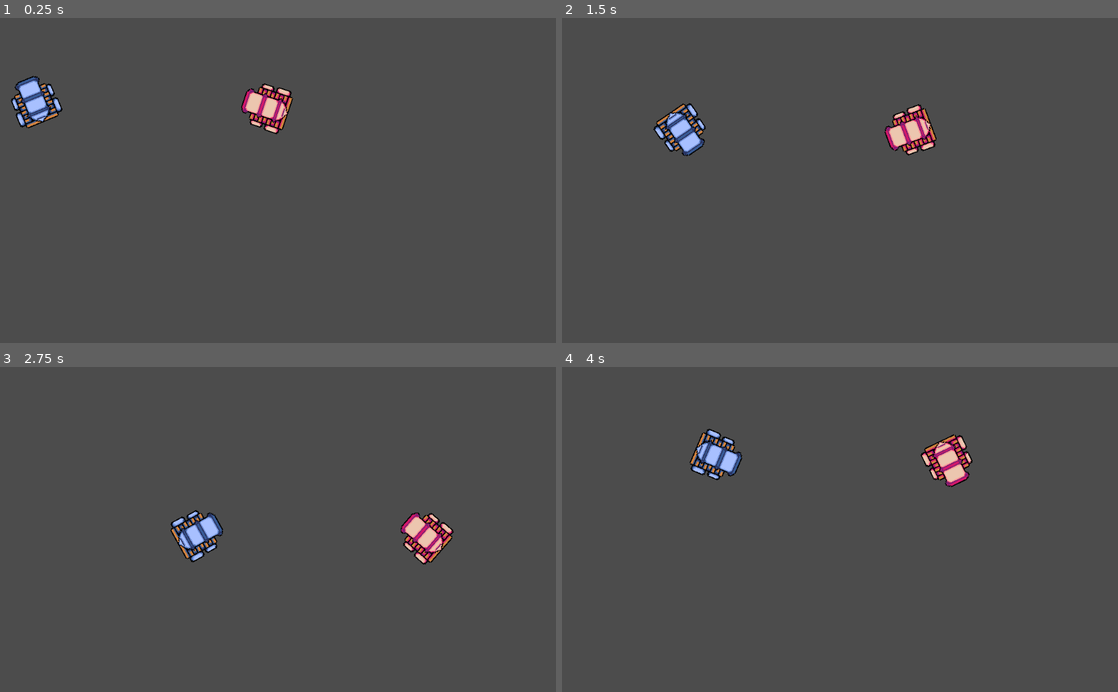
Above: before the commit, frames 1-4 (two rows, left to right).
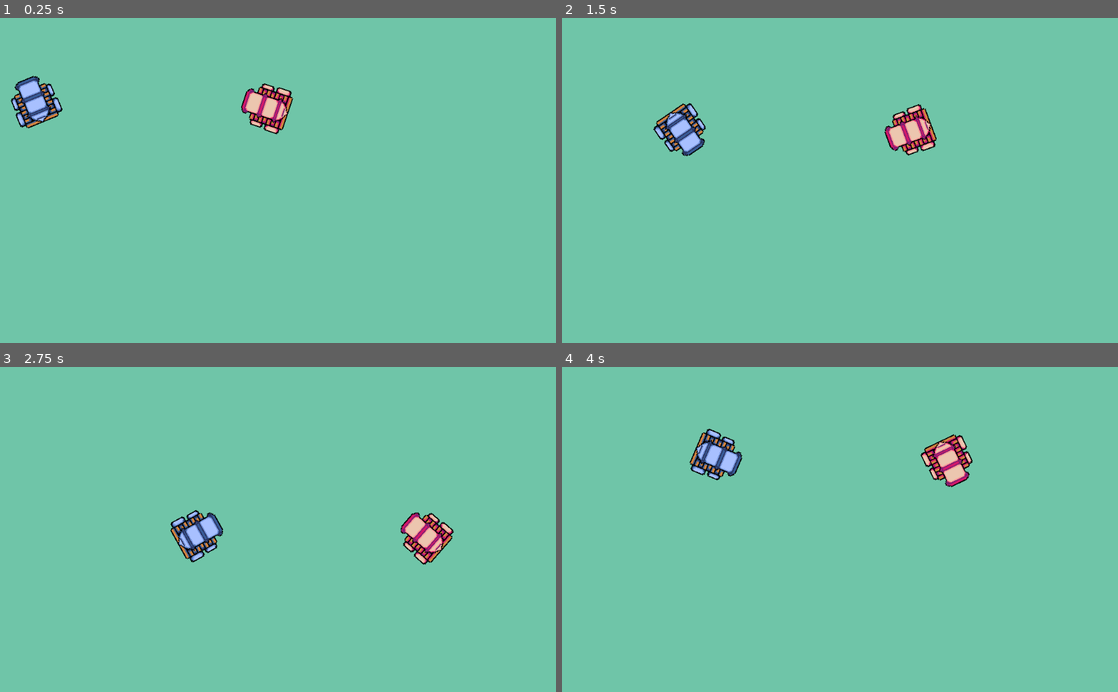
Above: after the commit, the same moments.

Repository: abelarduu/Mini-Cannon-Carts
Game: Godot game, scene res://scenes/main.tscn
Same seed, same stepped clock (60 frames per second), same inputs: the game is played once before the commit and once after it.
Inputs (mouse positions are in pixels of both pictures, inside the frame that each line leads up to):
- Up to frame 1 (0.25 s): no input
- Up to frame 2 (1.5 s): tap Enter at 0.5 s; move the mouse to (962, 164) at 0.52 s; hold Right (ui_right) 0.53-1.28 s; move the mouse to (728, 196) at 1.27 s; hold Down (ui_down) from 1.28 s (still down)
- Up to frame 3 (2.75 s): move the mouse to (333, 458) at 2.02 s; release Down (ui_down) at 2.03 s; hold Right (ui_right) from 2.03 s (still down)
- Up to frame 4 (4 s): move the mouse to (812, 594) at 2.77 s; release Right (ui_right) at 2.78 s; hold Up (ui_up) 2.78-3.53 s; move the mouse to (1006, 578) at 3.52 s; hold Left (ui_left) from 3.53 s (still down)

The runs differ from the first frame. In frame 1, 98% of the frame differs, in the area x 0-100%, y 0-100%; in frame 2, 98%; in frame 3, 98%; in frame 4, 98%.

Commit message:
add bg-Color

Diff:
--- a/scenes/main.tscn
+++ b/scenes/main.tscn
@@ -9,6 +9,13 @@
 extents = Vector2( 11, 318 )
 
 [node name="Game_nodes" type="Node2D"]
+
+[node name="BgColor" type="ColorRect" parent="."]
+margin_left = -2.0
+margin_top = -2.0
+margin_right = 1028.0
+margin_bottom = 603.0
+color = Color( 0.439216, 0.776471, 0.662745, 1 )
 
 [node name="Player1" parent="." instance=ExtResource( 1 )]
 position = Vector2( 67, 162 )
